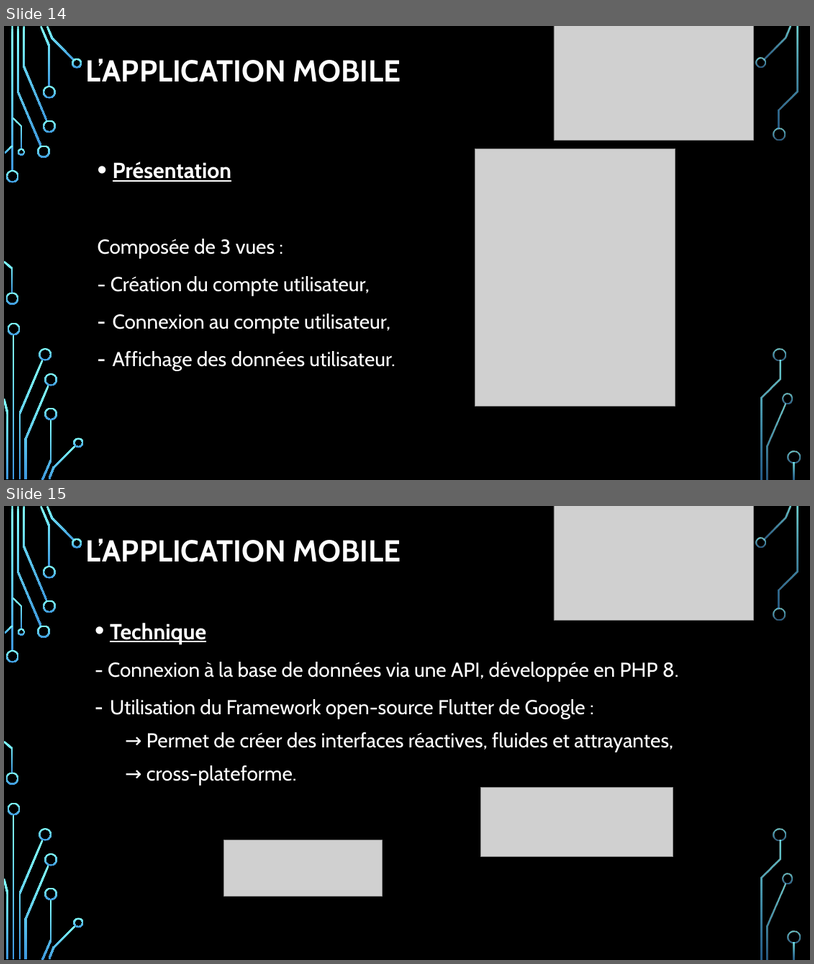
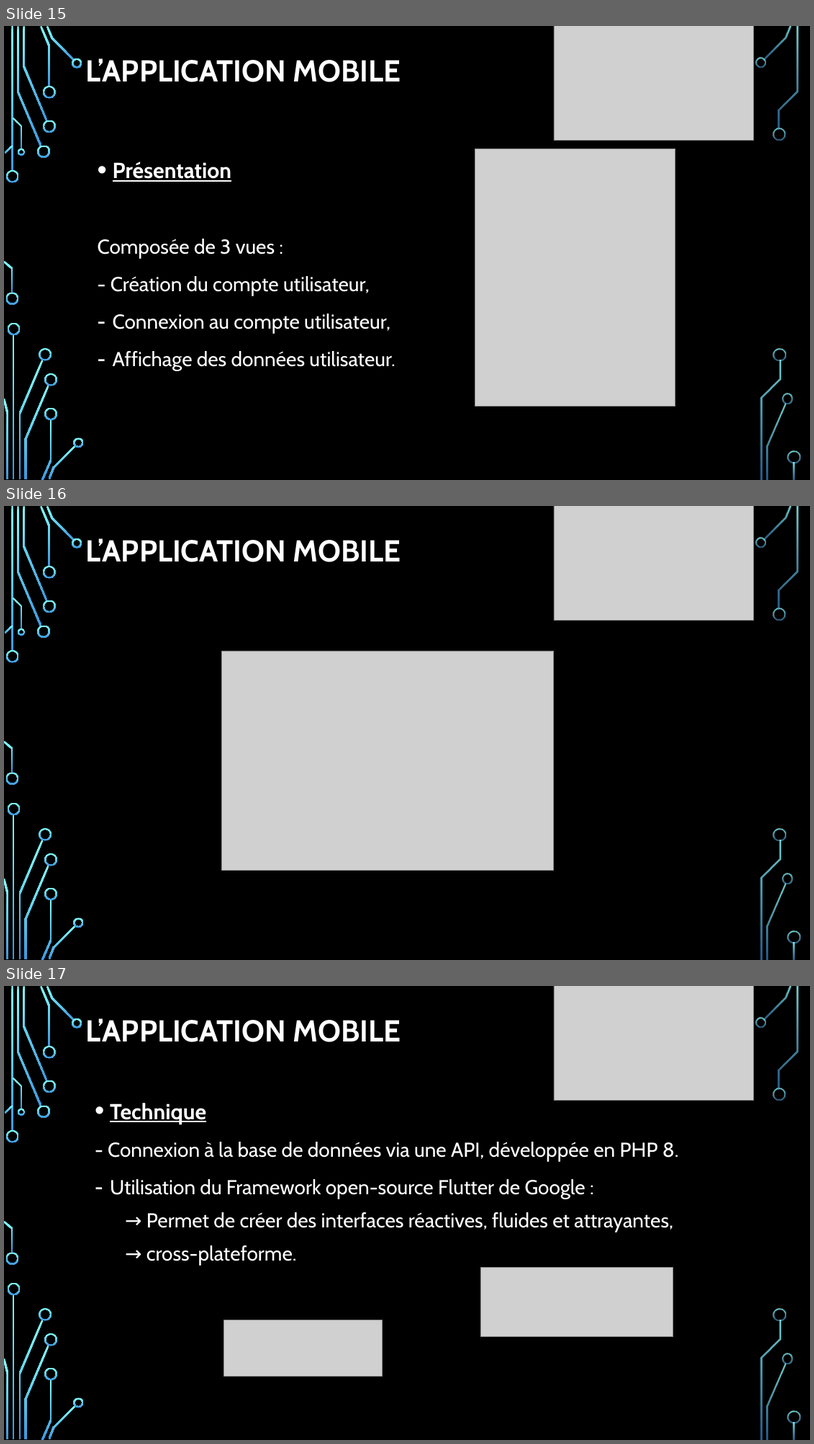
Before and after one commit to JNC-Hub/CUBES-3-GROUPE, a slide deck: Documentation/Présentation/cubes3Groupe.pptx. Shown one above the other, each under a label of ours: slides 14 and 15 before the commit, slides 15, 16 and 17 after it. The pictures are 814x964 and 814x1444 pixels, drawn with LibreOffice and Linux fonts; fonts in the diff are those of the drawing; grey boxes stand for pictures; background and template pictures are left out. Boxes give left, top, right and bottom in pixels: in the first picture for what was removed or moved away, otherwise in the second. Text is boxed around its words. In the diff, an @@ line names an element or a change of style, - is before the commit and + after.

```diff
--- a/Documentation/Présentation/cubes3Groupe.pptx
+++ b/Documentation/Présentation/cubes3Groupe.pptx
@@ slide 16 added at [4, 506, 810, 960], background picture (left out); not listed: 36 template elements that a slide beside it also shows @@
@@ picture added at [555, 506, 754, 620] @@
@@ title added at [85, 538, 401, 562], 36 pt, text #FFFFFF, bold @@
+L’APPLICATION MOBILE
@@ picture added at [221, 651, 555, 870] @@
@@ what was slide 14 is now slide 15 @@
@@ what was slide 15 is now slide 17 @@
```
Also in this commit, not shown: 1 slide changed, 2 other slides added.
